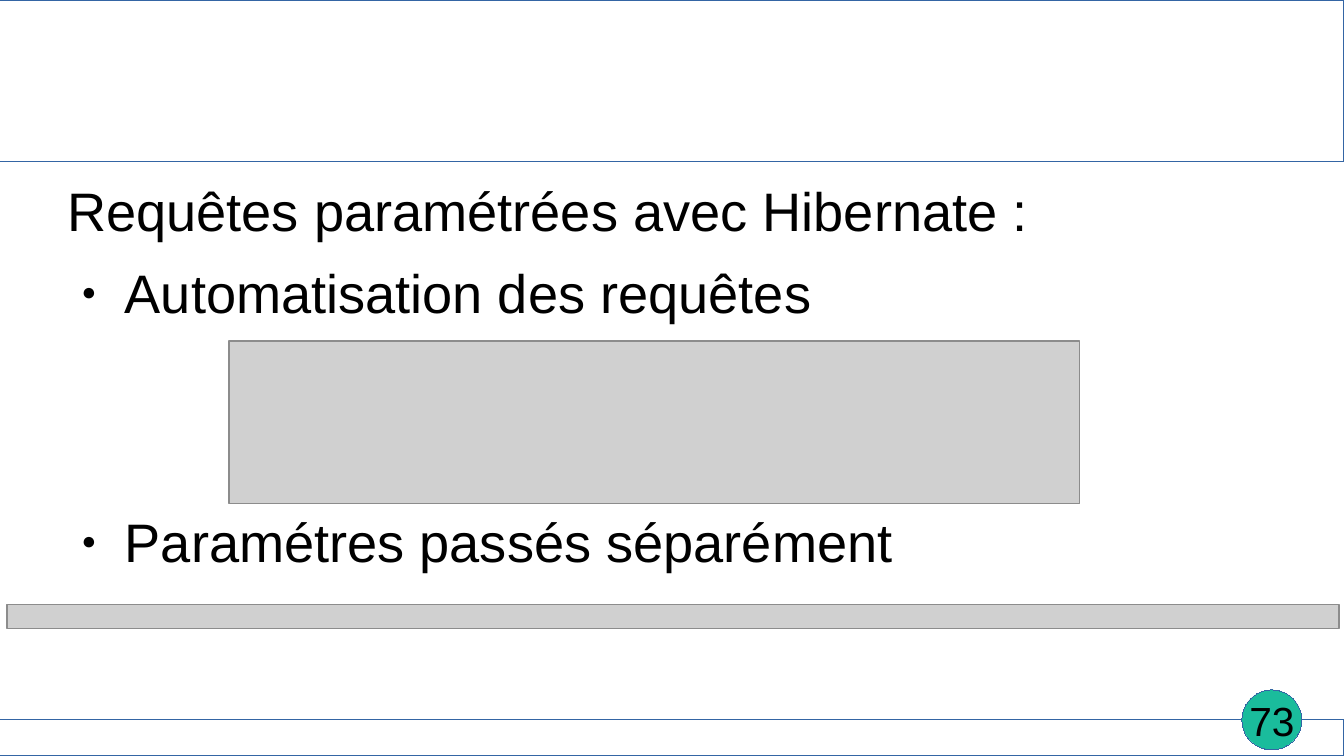
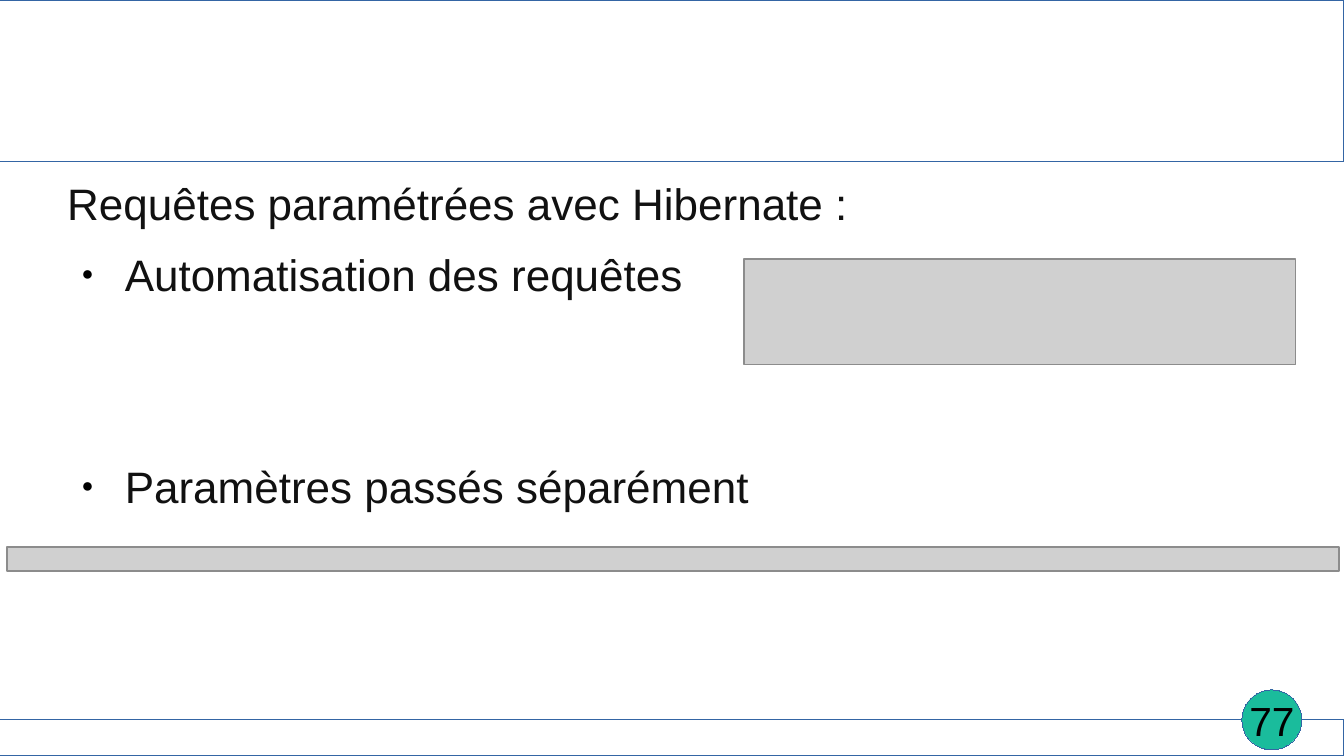
Before and after one commit to EmmaBroudic/Projet-Nooky, a slide deck: slide 77 of doc/Nooky4.odp (slide 73 before the commit). Drawn at 1344x756 pixels with LibreOffice and Linux fonts; fonts in the diff are those of the drawing; grey boxes stand for pictures. Boxes give left, top, right and bottom in pixels: in the first picture for what was removed or moved away, otherwise in the second. Text is boxed around its words. In the diff, an @@ line names an element or a change of style, - is before the commit and + after.

```diff
--- a/doc/Nooky4.odp
+++ b/doc/Nooky4.odp
@@ text at [67,187,823,300]: size 32 to 26 pt, text colour #000000 to #111111 in "Requêtes paramétrées avec Hibernate :", "Automatisation des requêtes" @@
@@ picture: place and size @@
-picture at [229,341,1081,505]
+picture at [744,260,1296,366]
@@ text at [125,470,748,512]: text changed; size 32 to 26 pt; text colour #000000 to #111111 @@
-● Paramétres passés séparément
+● Paramètres passés séparément
@@ picture: place and size @@
-picture at [7,605,1340,629]
+picture at [7,548,1340,572]
@@ page number at [1249,708,1294,743]: text changed @@
-73
+77
```
Also in this commit, not shown: 56 other slides changed, 4 slides added, 15 other files.
